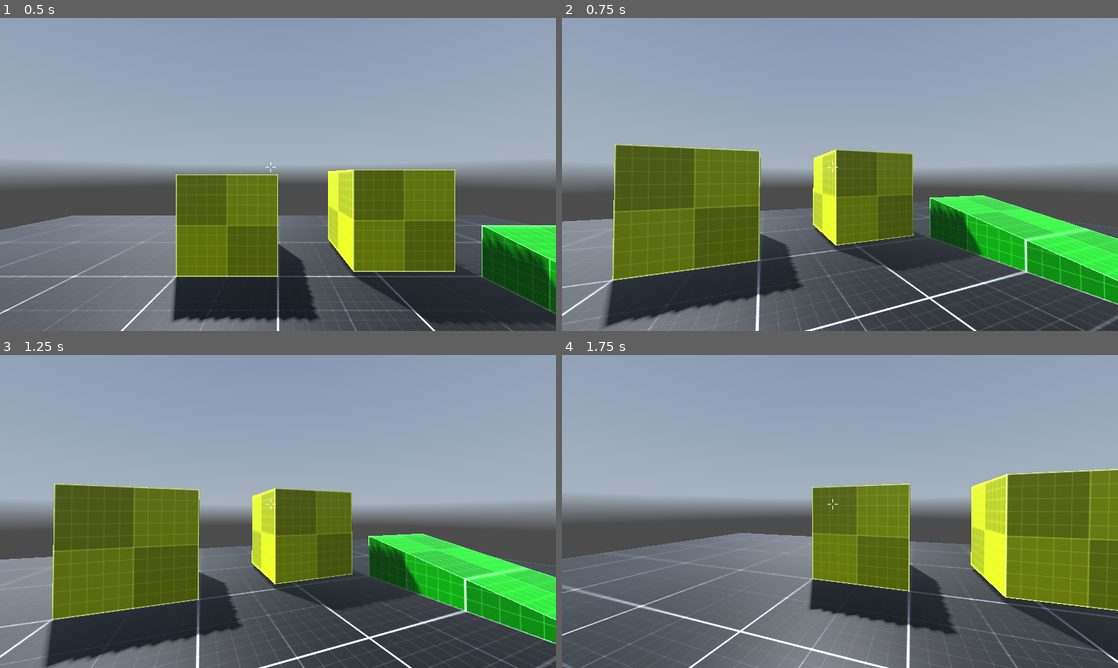
Above: before the commit, frames 1-4 (two rows, left to right).
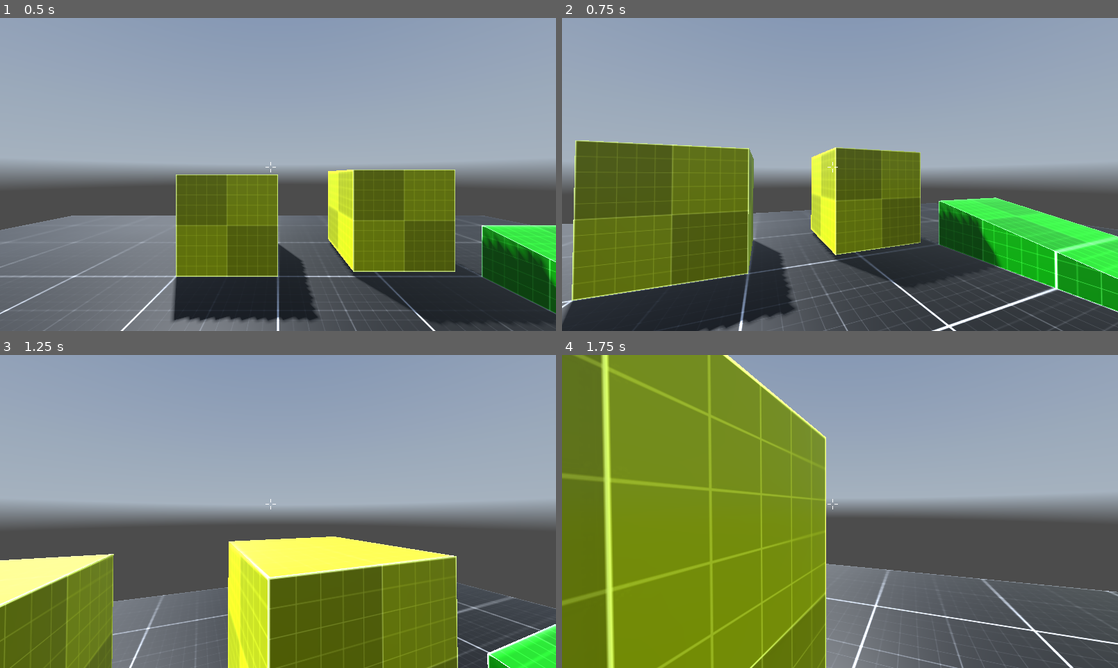
Above: after the commit, the same moments.

Repository: teubamaf/Fps_Sample
Game: Godot game, scene res://levels/level_001.tscn
Two runs of this game, one before a commit and one after it. Both use one fixed random seed, a clock stepped at 60 frames per second and the inputs below. A sky picture missing from this copy of the repository is replaced by a grey-blue gradient.
Inputs (mouse positions are in pixels of both pictures, inside the frame that each line leads up to):
- Up to frame 1 (0.5 s): no input
- Up to frame 2 (0.75 s): tap Enter at 0.5 s; move the mouse to (867, 174) at 0.52 s; hold W (move_forward) from 0.53 s (still down); hold Ctrl (crouch) from 0.53 s (still down)
- Up to frame 3 (1.25 s): keep holding W (move_forward); keep holding Ctrl (crouch); tap Space (jump) at 0.77 s; tap Shift (sprint) at 0.8 s
- Up to frame 4 (1.75 s): keep holding W (move_forward); move the mouse to (812, 511) at 1.27 s; release Ctrl (crouch) at 1.28 s; tap Shift (sprint) at 1.35 s; tap Space (jump) at 1.52 s; tap Ctrl (crouch) at 1.55 s

Frame 1 is identical in both runs. In frame 2, 17% of the frame differs, in the area x 0-100%, y 39-100%; in frame 3, 42%; in frame 4, 67%, in the area x 0-100%, y 0-100%.

Commit message:
Reworking movement now finish

Diff:
--- a/controllers/scripts/fps_controller.gd
+++ b/controllers/scripts/fps_controller.gd
@@ -1,13 +1,6 @@
 class_name Player extends CharacterBody3D
 
-@export var SPEED_DEFAULT : float = 5.0
-#@export var TOGGLE_CROUNCH : bool = true
-@export var SPEED_CROUCH : float = 3.0
-@export var SPEED_SPRINT : float = 7.0
-@export var ACCELERATION : float = 0.1
-@export var DECELERATION : float = 0.25
 @export var JUMP_VELOCITY : float = 4.5
-#@export_range(5,10,0.1) var CROUCH_SPEED : float = 7.0
 @export var MOUSE_SENSITIVITY : float = 0.5
 @export var TILT_LOWER_LIMIT := deg_to_rad(-90.0)
 @export var TILT_UPPER_LIMIT := deg_to_rad(90.0)
@@ -15,7 +8,6 @@
 @export var ANIMATIONPLAYER : AnimationPlayer
 @export var CROUCH_SHAPECAST : Node3D
 
-var _speed : float
 var _mouse_input : bool = false
 var _rotation_input : float
 var _tilt_input : float
@@ -23,7 +15,6 @@
 var _player_rotation : Vector3
 var _camera_rotation : Vector3
 
-var _is_crouching : bool = false
 
 # Get the gravity from the project settings to be synced with RigidBody nodes.
 var gravity = ProjectSettings.get_setting("physics/3d/default_gravity")
@@ -39,17 +30,6 @@
 
 	if event.is_action_pressed("exit"):
 		get_tree().quit()
-
-#	if event.is_action_pressed("crouch") and TOGGLE_CROUNCH == true:
-#		toggle_crounch()
-
-
-	#HOLD TO CROUCH
-
-#	if event.is_action_pressed("crouch") and _is_crouching == false and TOGGLE_CROUNCH == false:
-#		crouching(true)
-#	if event.is_action_released("crouch") and TOGGLE_CROUNCH == false :
-#		crouching(false)
 
 func _update_camera(delta):
 
@@ -72,63 +52,23 @@
 func _ready():
 
 	Global.player = self
+
 	# Get mouse input
 	Input.mouse_mode = Input.MOUSE_MODE_CAPTURED
-
-	_speed = SPEED_DEFAULT
 
 	#Add crounch check shapecast.
 	CROUCH_SHAPECAST.add_exception($".")
 
 func _physics_process(delta):
 
-	Global.debug.add_property("MovementSpeed", _speed, 1 )
+	Global.debug.add_property("Velocity","%.2f" % velocity.length(), 2)
 
 	# Update camera movement based on mouse movement
 	_update_camera(delta)
 
-	# Add the gravity.
-	if not is_on_floor():
-		velocity.y -= gravity * delta
-
 	# Handle Jump.
 	if Input.is_action_just_pressed("jump") and is_on_floor():
 		velocity.y = JUMP_VELOCITY
-
-	# Get the input direction and handle the movement/deceleration.
-	# As good practice, you should replace UI actions with custom gameplay actions.
-
-
-
-
-#Permit to have information
-#func toggle_crounch():
-	#if _is_crouching == true and CROUCH_SHAPECAST.is_colliding() == false:
-		#crouching(false)
-	#elif _is_crouching == false:
-		#crouching(true)
-		#
-#
-#func crouching(state : bool ):
-	#match state :
-		#false :
-			#ANIMATIONPLAYER.play("Crouch" , 0 , -CROUCH_SPEED, true)
-			#set_movement_speed("default")
-		#true :
-			#ANIMATIONPLAYER.play("Crouch" , 0 ,CROUCH_SPEED)
-			#set_movement_speed("crouching")
-
-#
-#func _on_animation_player_animation_started(anim_name):
-	#if anim_name == "Crouch" :
-		#_is_crouching = !_is_crouching
-#
-#func set_movement_speed(state : String):
-	#match state :
-		#"default":
-			#_speed = SPEED_DEFAULT
-		#"crouching":
-			#_speed = SPEED_CROUCH
 
 func update_gravity(delta) -> void :
 	velocity.y -= gravity * delta
@@ -139,11 +79,11 @@
 	var direction = (transform.basis * Vector3(input_dir.x, 0, input_dir.y)).normalized()
 
 	if direction:
-		velocity.x = lerp(velocity.x, direction.x * _speed, ACCELERATION)
-		velocity.z = lerp(velocity.z, direction.z * _speed, ACCELERATION)
+		velocity.x = lerp(velocity.x,direction.x * speed, acceleration)
+		velocity.z = lerp(velocity.z,direction.z * speed, acceleration)
 	else:
-		velocity.x = move_toward(velocity.x, 0, DECELERATION)
-		velocity.z = move_toward(velocity.z, 0, DECELERATION)
+		velocity.x = move_toward(velocity.x, 0, deceleration)
+		velocity.z = move_toward(velocity.z, 0, deceleration)
 
 
 func update_velocity() -> void :
--- a/project.godot
+++ b/project.godot
@@ -24,6 +24,10 @@
 window/size/viewport_width=1600
 window/size/viewport_height=900
 window/size/always_on_top=true
+
+[editor]
+
+movie_writer/movie_file="D:/Moviegodot/Test.avi"
 
 [input]
 
--- a/scripts/IdlePlayerState.gd
+++ b/scripts/IdlePlayerState.gd
@@ -15,5 +15,5 @@
 	PLAYER.update_input(SPEED,ACCELERATION,DECELERATION)
 	PLAYER.update_velocity()
 
-	if Global.player.velocity.length() > 0.0:
+	if PLAYER.velocity.length() > 0.0:
 		transition.emit("WalkingPlayerState")
--- a/scripts/SprintingPlayerState.gd
+++ b/scripts/SprintingPlayerState.gd
@@ -2,19 +2,24 @@
 
 extends PlayerMovementState
 
+@export var ACCELERATION : float = 0.1
+@export var DECELERATION : float = 0.25
+@export var SPEED : float = 7.0
 @export var TOP_ANIM_SPEED : float = 1.6
 
 func enter() -> void:
 	ANIMATION.play("Sprint",0.5,1.0)
-	Global.player._speed = Global.player.SPEED_SPRINT
 
 func update(delta):
-	set_animation_speed(Global.player.velocity.length())
+	PLAYER.update_gravity(delta)
+	PLAYER.update_input(SPEED,ACCELERATION,DECELERATION)
+	PLAYER.update_velocity()
+
+	set_animation_speed(PLAYER.velocity.length())
+
+	if Input.is_action_just_released("sprint"):
+		transition.emit("WalkingPlayerState")
 
 func set_animation_speed(speed):
-	var alpha = remap(speed, 0.0, Global.player.SPEED_SPRINT, 0.0, 1.0)
+	var alpha = remap(speed, 0.0, SPEED, 0.0, 1.0)
 	ANIMATION.speed_scale = lerp(0.0, TOP_ANIM_SPEED, alpha)
-
-func _input(event) -> void :
-	if event.is_action_released("sprint"):
-		transition.emit("WalkingPlayerState")
--- a/scripts/WalkingPlayerState.gd
+++ b/scripts/WalkingPlayerState.gd
@@ -2,19 +2,25 @@
 
 extends PlayerMovementState
 
+@export var SPEED: float = 5
+@export var ACCELERATION : float = 0.1
+@export var DECELERATION : float = 0.25
 @export var TOP_ANIM_SPEED : float = 2.2
 
 func enter() -> void:
 	ANIMATION.play("Walking",-1,1.0)
-	Global.player._speed = Global.player.SPEED_DEFAULT
 
 func update(delta):
-	set_animation_speed(Global.player.velocity.length())
-	if Global.player.velocity.length() == 0.0:
+	PLAYER.update_gravity(delta)
+	PLAYER.update_input(SPEED,ACCELERATION,DECELERATION)
+	PLAYER.update_velocity()
+
+	set_animation_speed(PLAYER.velocity.length())
+	if PLAYER.velocity.length() == 0.0:
 		transition.emit("IdlePlayerState")
 
 func set_animation_speed(speed):
-	var alpha = remap(speed, 0.0, Global.player.SPEED_DEFAULT, 0.0, 1.0)
+	var alpha = remap(speed, 0.0, SPEED, 0.0, 1.0)
 	ANIMATION.speed_scale = lerp(0.0, TOP_ANIM_SPEED, alpha)
 
 func _input(event) -> void :
